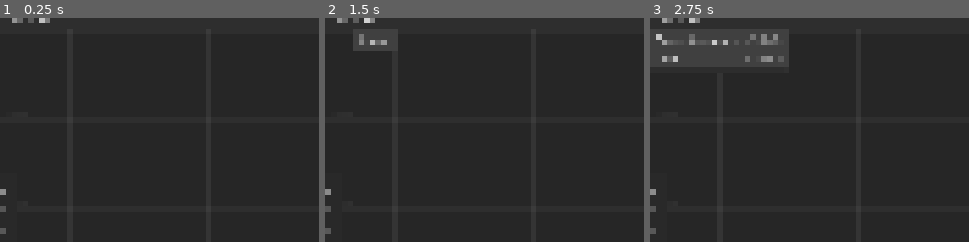
Above: before the commit, frames 1-3 (left to right).
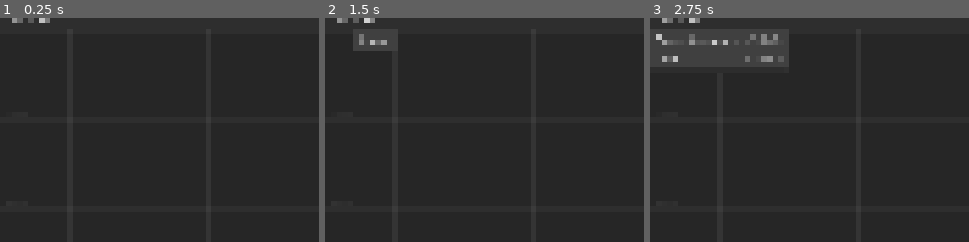
Above: after the commit, the same moments.

Repository: PiOverFour/filesize-graph
Game: Godot game, scene res://Main.tscn
Two runs of this game, one before a commit and one after it. Both use one fixed random seed, a clock stepped at 60 frames per second and the inputs below.
Inputs:
- Up to frame 1 (0.25 s): no input
- Up to frame 2 (1.5 s): click "File" at 0.5 s; click "Edit" at 1.25 s
- Up to frame 3 (2.75 s): click "File" at 2 s
The pictures show only the part of the screen within x 0-50%, y 3-53%; the shares and areas given below are measured in that part.

The runs differ from the first frame. In frame 1, 0.2% of the frame differs, in the area x 0-2%, y 76-97%; in frame 2, 0.2%; in frame 3, 0.2%.

Commit message:
Cleanup: remove unused node and hide tooltip by default

Diff:
--- a/Main.tscn
+++ b/Main.tscn
@@ -123,16 +123,13 @@
 text = "Drag files here…"
 horizontal_alignment = 1
 
-[node name="Sprite" type="Sprite2D" parent="."]
-
 [node name="Tooltip" type="PanelContainer" parent="."]
+visible = false
 show_behind_parent = true
 top_level = true
 layout_mode = 0
-offset_left = -80.0
-offset_top = 243.0
-offset_right = 25.0
-offset_bottom = 343.0
+offset_right = 105.0
+offset_bottom = 100.0
 size_flags_horizontal = 4
 size_flags_vertical = 4
 
